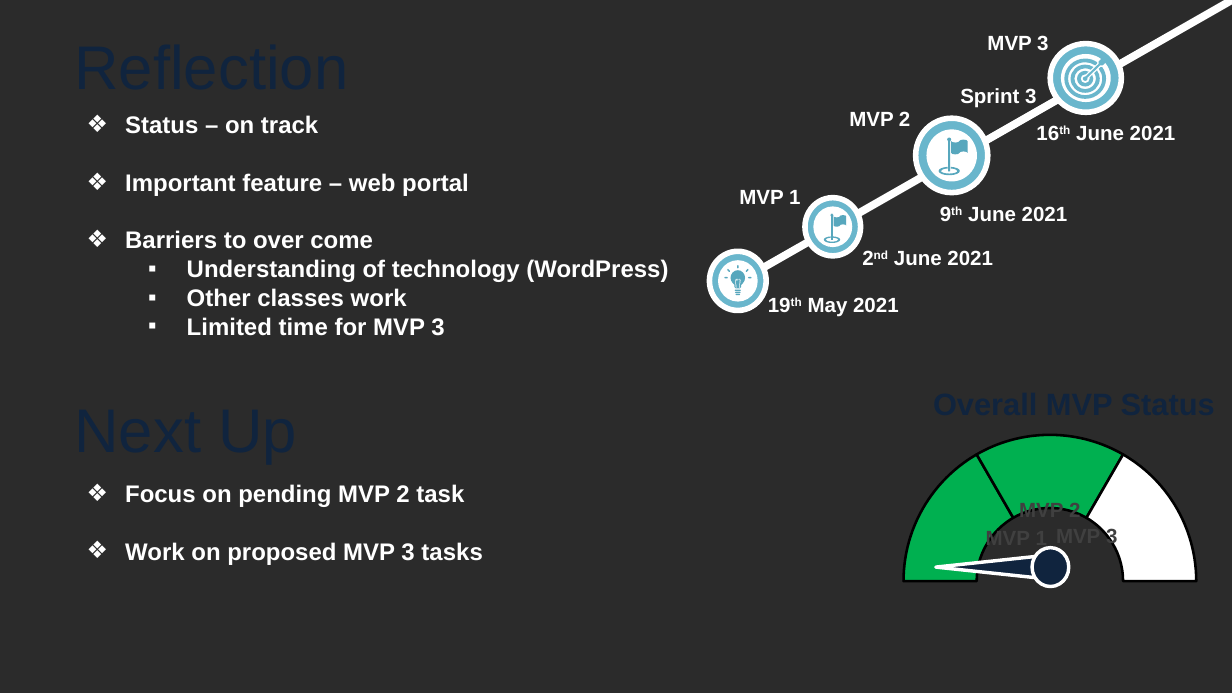
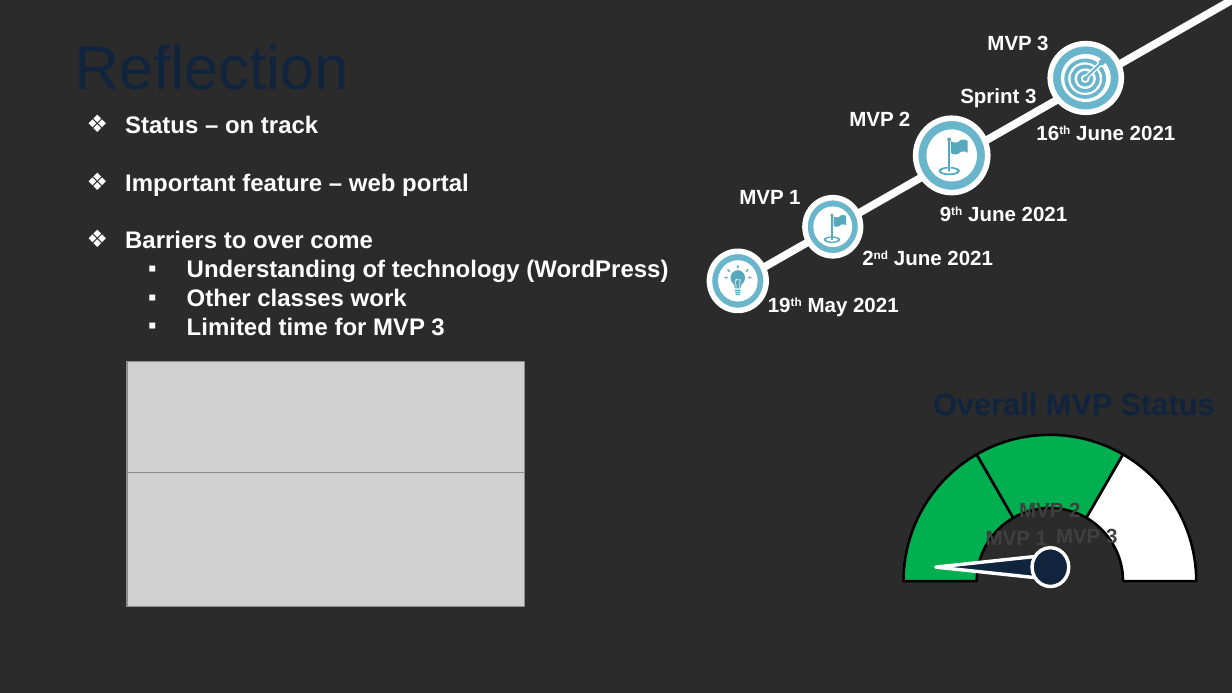
Before and after one commit to Dhaval-B-Patel/ENSE-885---spring-2021, a slide deck: slide 10 of Presentations/MVP2.pptx. Drawn at 1232x693 pixels with LibreOffice and Linux fonts; fonts in the diff are those of the drawing; grey boxes stand for pictures; background and template pictures are left out; a plain dark background stands for a picture behind light text. Boxes give left, top, right and bottom in pixels: in the first picture for what was removed or moved away, otherwise in the second. Text is boxed around its words. In the diff, an @@ line names an element or a change of style, - is before the commit and + after.

```diff
--- a/Presentations/MVP2.pptx
+++ b/Presentations/MVP2.pptx
@@ text removed at (63, 384, 759, 472) @@
-Next Up
@@ picture added at (127, 362, 525, 473) @@
@@ picture added at (127, 473, 525, 607) @@
@@ text removed at (125, 484, 482, 565) @@
-❖ Focus on pending MVP 2 task
-❖ Work on proposed MVP 3 tasks
```
